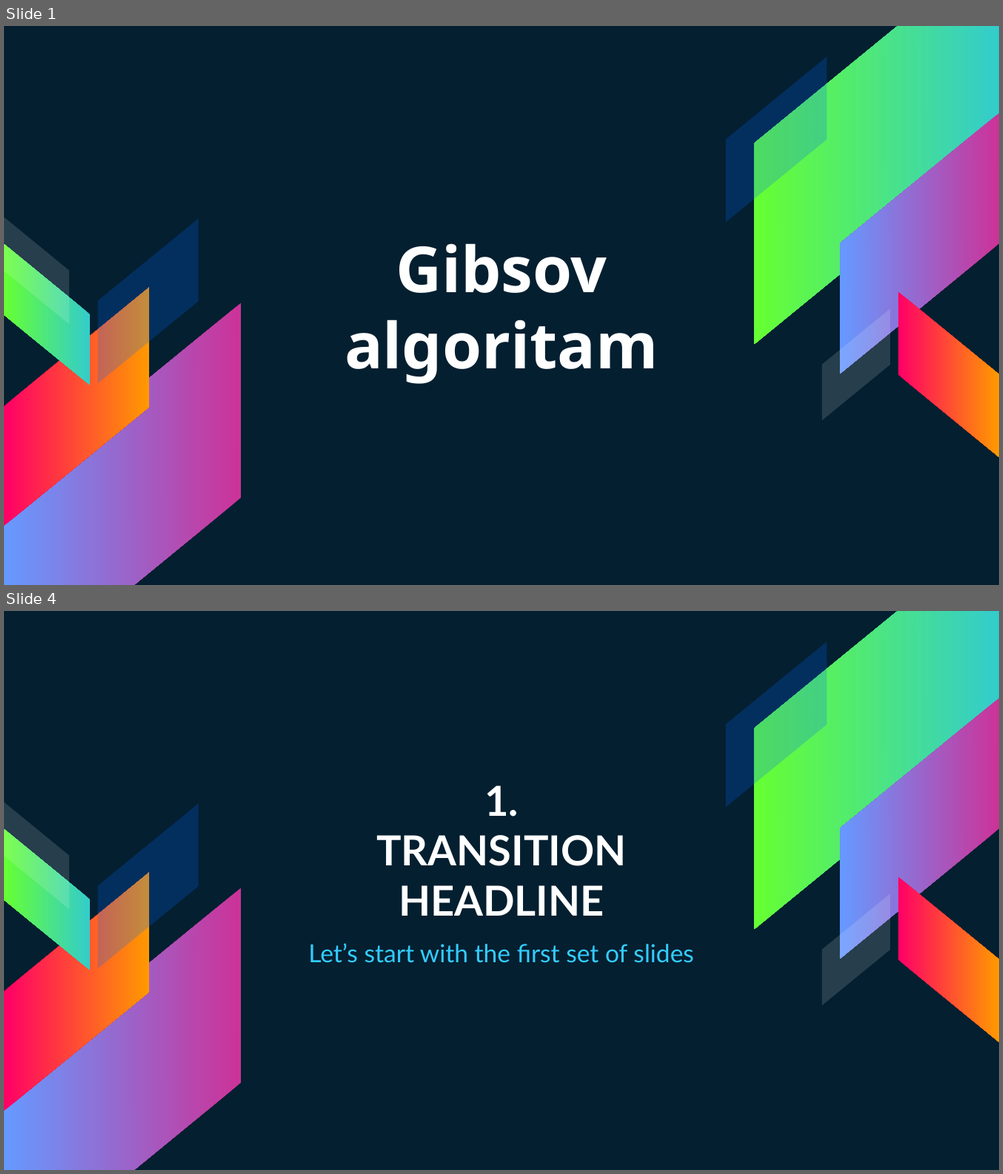
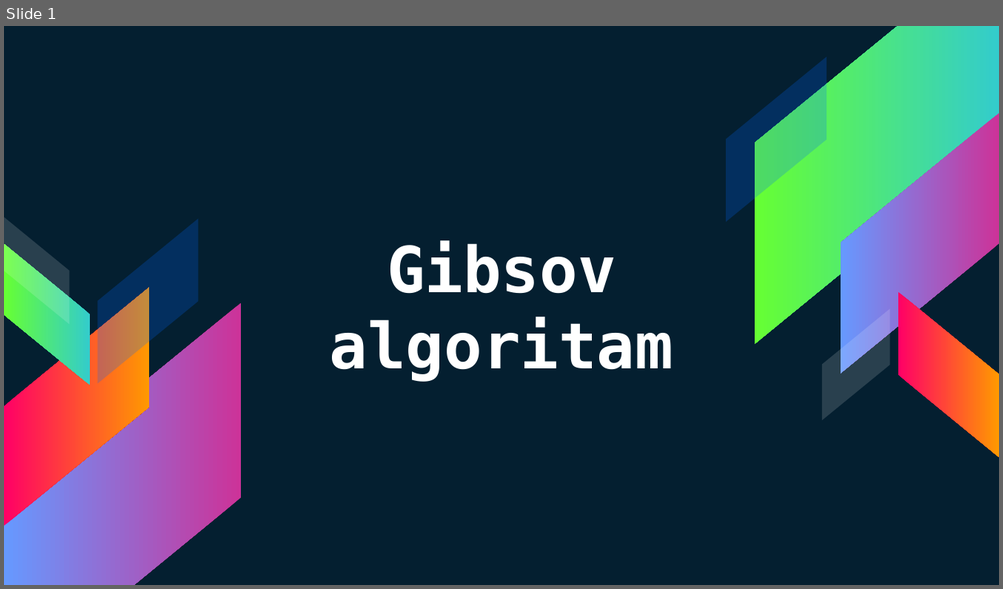
Before and after one commit to AlexJakovljevic/Gibbs-Sampling, a slide deck: gibbs.pptx. Shown one above the other, each under a label of ours: slides 1 and 4 before the commit, slide 1 after it; the slides between them are not shown. The pictures are 1003x1174 and 1003x589 pixels, drawn with LibreOffice and Linux fonts; fonts in the diff are those of the drawing. Boxes give left, top, right and bottom in pixels: in the first picture for what was removed or moved away, otherwise in the second. Text is boxed around its words. In the diff, an @@ line names an element or a change of style, - is before the commit and + after.

```diff
--- a/gibbs.pptx
+++ b/gibbs.pptx
@@ slide 4 removed at [4, 611, 999, 1170], background #041F30; not listed: 10 template elements that a slide beside it also shows @@
@@ title removed at [376, 786, 626, 916] @@
-1.
-TRANSITION HEADLINE
@@ subtitle removed at [308, 943, 694, 963] @@
-Let’s start with the first set of slides
@@ slide 1 changed as well @@
@@ text "Gibsov algoritam" at [330, 241, 674, 382]: font Noto Sans to DejaVu Sans Mono @@
```
Also in this commit, not shown: 23 other slides changed, 2 slides added, 3 other slides removed.
